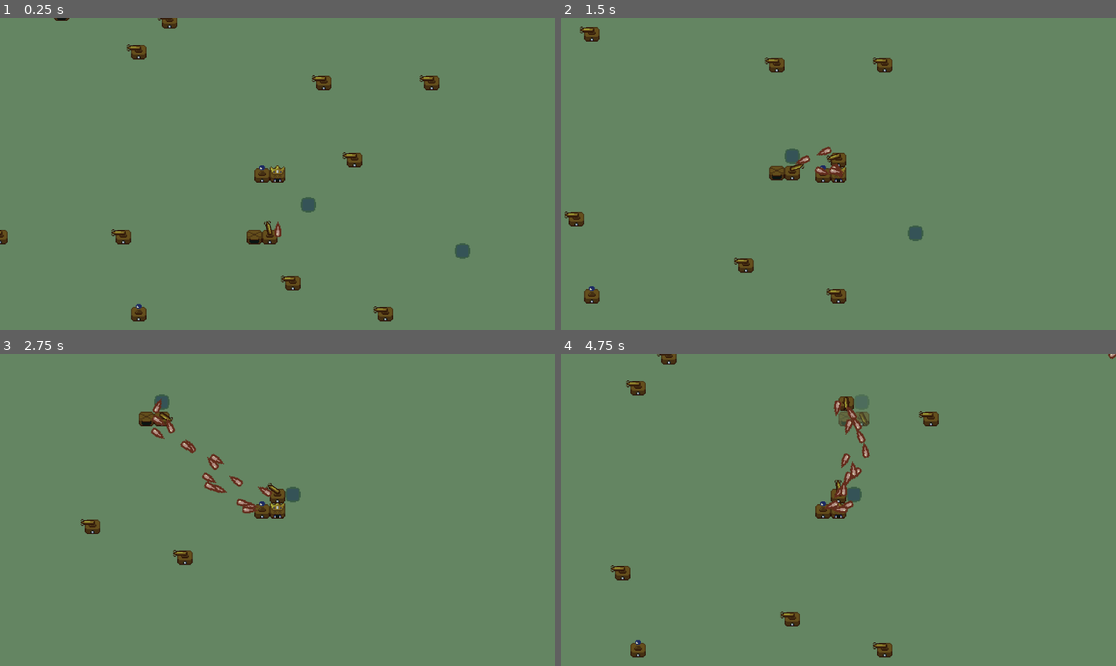
Above: before the commit, frames 1-4 (two rows, left to right).
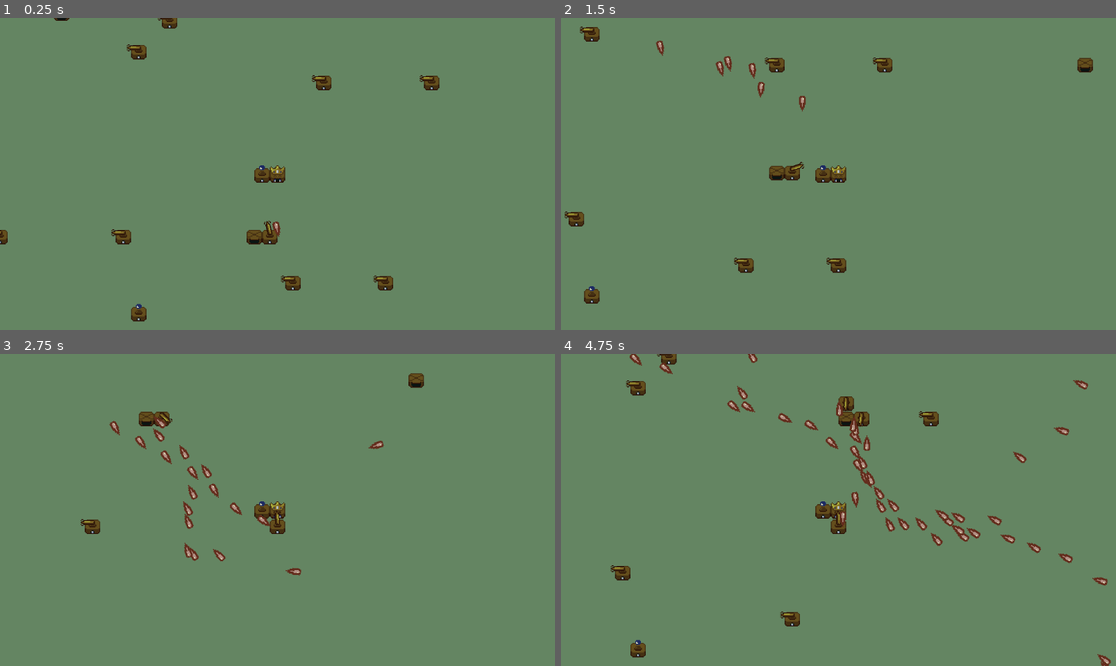
Above: after the commit, the same moments.

Repository: Bazooh/GMTK2024Jam
Game: Godot game, scene res://scenes/levels/test_level.tscn
The game is run twice, just before and just after one commit, with the same random seed, the same clock (stepped at 60 frames per second) and the same inputs.
Inputs:
- Up to frame 1 (0.25 s): no input
- Up to frame 2 (1.5 s): hold D (right) 0.53-1.28 s; hold S (down) from 1.28 s (still down)
- Up to frame 3 (2.75 s): release S (down) at 2.03 s; hold D (right) from 2.03 s (still down)
- Up to frame 4 (4.75 s): release D (right) at 2.78 s; hold W (up) 2.78-3.53 s; hold A (left) from 3.53 s (still down)

The runs differ from the first frame. In frame 1, 0.7% of the frame differs, in the area x 49-85%, y 42-98%; in frame 2, 1.3%; in frame 3, 2.1%; in frame 4, 3.1%, in the area x 12-100%, y 0-100%.

Commit message:
bullet not seakers anymore

Diff:
--- a/scenes/bullet.gd
+++ b/scenes/bullet.gd
@@ -1,16 +1,19 @@
-class_name Bullet extends Sprite2D
+class_name Bullet extends Area2D
 
 
 @export var speed: float = 200
 
-var target: Segment
+var direction := Vector2.ZERO
+var ship: Ship
+
 
 func _process(delta: float) -> void:
-	if target == null or target.global_position.distance_squared_to(global_position) < 10:
-		queue_free()
+	global_position += direction * speed * delta
+
+
+func _on_area_entered(area: Area2D) -> void:
+	if area is not Segment or area.ship == ship or area.broken:
 		return
 
-	var direction = (target.global_position - global_position).normalized()
-	global_position += direction * speed * delta
-
-	rotation = direction.angle()
+	area.life -= 1
+	queue_free()
--- a/scenes/bullet.tscn
+++ b/scenes/bullet.tscn
@@ -1,8 +1,19 @@
-[gd_scene load_steps=3 format=3 uid="uid://dy8k2egti47l2"]
+[gd_scene load_steps=4 format=3 uid="uid://dy8k2egti47l2"]
 
 [ext_resource type="Texture2D" uid="uid://b0sm0llkayore" path="res://art/Bullets/Laser_Red.png" id="1_8if7r"]
 [ext_resource type="Script" path="res://scenes/bullet.gd" id="2_g83y5"]
 
-[node name="Bullet" type="Sprite2D"]
+[sub_resource type="CircleShape2D" id="CircleShape2D_223dc"]
+radius = 6.0
+
+[node name="Bullet" type="Area2D"]
+collision_layer = 2
+script = ExtResource("2_g83y5")
+
+[node name="CollisionShape2D" type="CollisionShape2D" parent="."]
+shape = SubResource("CircleShape2D_223dc")
+
+[node name="Sprite" type="Sprite2D" parent="."]
 texture = ExtResource("1_8if7r")
-script = ExtResource("2_g83y5")
+
+[connection signal="area_entered" from="." to="." method="_on_area_entered"]
--- a/scenes/levels/test_level.tscn
+++ b/scenes/levels/test_level.tscn
@@ -1,8 +1,7 @@
-[gd_scene load_steps=7 format=3 uid="uid://cnqvpdq56tvmw"]
+[gd_scene load_steps=6 format=3 uid="uid://cnqvpdq56tvmw"]
 
 [ext_resource type="Script" path="res://scenes/levels/level.gd" id="1_6p2av"]
 [ext_resource type="PackedScene" uid="uid://7r010xcu8eje" path="res://scenes/player/player.tscn" id="2_cgfn2"]
-[ext_resource type="PackedScene" uid="uid://ccykutr8vdp1t" path="res://scenes/player/segments/base.tscn" id="3_qgorq"]
 [ext_resource type="PackedScene" uid="uid://do881jw57cn6h" path="res://scenes/player/segments/canon.tscn" id="4_uevfv"]
 [ext_resource type="PackedScene" uid="uid://bsdjcxeu1uct4" path="res://scenes/player/segments/heal.tscn" id="6_g5n1t"]
 [ext_resource type="PackedScene" uid="uid://bxtqus3vp2ncy" path="res://scenes/player/enemy.tscn" id="6_im68j"]
@@ -21,17 +20,9 @@
 [node name="InactiveSegments" type="Node2D" parent="Level"]
 unique_name_in_owner = true
 
-[node name="Segment" parent="Level/InactiveSegments" instance=ExtResource("3_qgorq")]
-position = Vector2(112, 112)
-
-[node name="Segment2" parent="Level/InactiveSegments" instance=ExtResource("3_qgorq")]
-position = Vector2(272, 160)
-
-[node name="Segment3" parent="Level/InactiveSegments" instance=ExtResource("4_uevfv")]
-position = Vector2(160, 64)
-
 [node name="Player" parent="Level" instance=ExtResource("2_cgfn2")]
 position = Vector2(80, 80)
+chunk_radius = 2
 
 [node name="Segment" parent="Level/Player" instance=ExtResource("6_g5n1t")]
 position = Vector2(-16, 0)
--- a/scenes/player/entity.gd
+++ b/scenes/player/entity.gd
@@ -1,5 +1,4 @@
-class_name Entity
-extends Node2D
+class_name Entity extends Area2D
 
 @export var walkable := false
 
--- a/scenes/player/player.tscn
+++ b/scenes/player/player.tscn
@@ -5,7 +5,7 @@
 
 [node name="Player" instance=ExtResource("1_hb7n5")]
 script = ExtResource("1_42mvu")
-movement_time = 0.1
+chunk_radius = 2
 
 [node name="Camera2D" type="Camera2D" parent="." index="1"]
 zoom = Vector2(2, 2)
--- a/scenes/player/segment.gd
+++ b/scenes/player/segment.gd
@@ -3,6 +3,7 @@
 
 
 signal broke
+signal repaired
 
 
 var grid_position := Vector2i.ZERO
@@ -18,17 +19,13 @@
 @onready var sprite: Sprite2D = $Sprite
 @export var active_sprite: Texture2D
 
+@export var repair_percentage: float = 0.5
+
 
 @export var max_life: int = 10
 @onready var life: int = max_life:
 	set(value):
-		life = clamp(value, 0, max_life)
-
-
-func _ready() -> void:
-	super._ready()
-
-	broke.connect(_on_broke)
+		life = clamp(value, -INF, max_life)
 
 
 func initialize(level_: Level, grid_position_: Vector2i) -> void:
@@ -58,6 +55,9 @@
 	if life <= 0:
 		broke.emit()
 
+	elif life > int(repair_percentage * max_life):
+		repaired.emit()
+
 
 func _trigger() -> void:
 	pass
@@ -71,6 +71,11 @@
 func _on_broke():
 	sprite.modulate.a = 0.5
 	broken = true
+
+
+func _on_repaired():
+	sprite.modulate.a = 1
+	broken = false
 
 
 func is_enemy(entity: Entity) -> bool:
--- a/scenes/player/segments/base.tscn
+++ b/scenes/player/segments/base.tscn
@@ -1,12 +1,21 @@
-[gd_scene load_steps=4 format=3 uid="uid://ccykutr8vdp1t"]
+[gd_scene load_steps=5 format=3 uid="uid://ccykutr8vdp1t"]
 
 [ext_resource type="Script" path="res://scenes/player/segment.gd" id="1_fah63"]
 [ext_resource type="Texture2D" uid="uid://c87ypmus74b54" path="res://art/Temp/Temp_Segment.png" id="2_3hivo"]
 [ext_resource type="Texture2D" uid="uid://dk33nkpoebbhb" path="res://art/Temp/Temp_Segment_Disabled.png" id="2_32lhx"]
 
-[node name="Segment" type="Node2D"]
+[sub_resource type="RectangleShape2D" id="RectangleShape2D_2md86"]
+size = Vector2(14, 14)
+
+[node name="Segment" type="Area2D"]
 script = ExtResource("1_fah63")
 active_sprite = ExtResource("2_3hivo")
 
 [node name="Sprite" type="Sprite2D" parent="."]
 texture = ExtResource("2_32lhx")
+
+[node name="CollisionShape2D" type="CollisionShape2D" parent="."]
+shape = SubResource("RectangleShape2D_2md86")
+
+[connection signal="broke" from="." to="." method="_on_broke"]
+[connection signal="repaired" from="." to="." method="_on_repaired"]
--- a/scenes/player/segments/canon.gd
+++ b/scenes/player/segments/canon.gd
@@ -15,12 +15,10 @@
 		return
 
 	var target: Segment = segments.pick_random()
-	target.life -= 1
-
-	shooting_animation(target)
+	shoot(target)
 
 
-func shooting_animation(target: Segment) -> void:
+func shoot(target: Segment) -> void:
 	var tween = get_tree().create_tween()
 
 	tween.tween_property(canon_rotation_point, "rotation", target.global_position.angle_to_point(global_position), 0.1)
@@ -28,6 +26,8 @@
 
 	var bullet: Bullet = bullet_prefab.instantiate()
 	bullet.global_position = global_position
-	bullet.target = target
+	bullet.rotation = canon_rotation_point.rotation
+	bullet.direction = global_position.direction_to(target.global_position)
+	bullet.ship = ship
 
 	get_tree().get_root().add_child(bullet)
--- a/scenes/player/ship.gd
+++ b/scenes/player/ship.gd
@@ -1,4 +1,4 @@
-class_name Ship extends Entity
+class_name Ship extends Node2D
 
 
 signal died
@@ -11,8 +11,6 @@
 
 
 func _ready() -> void:
-	super._ready()
-
 	died.connect(_on_death)
 
 	level = (get_tree().get_first_node_in_group("level") as Level)
